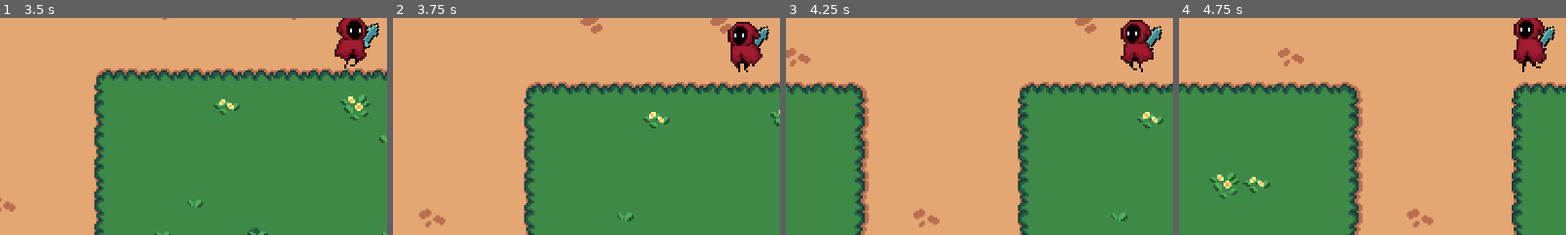
Above: before the commit, frames 1-4 (left to right).
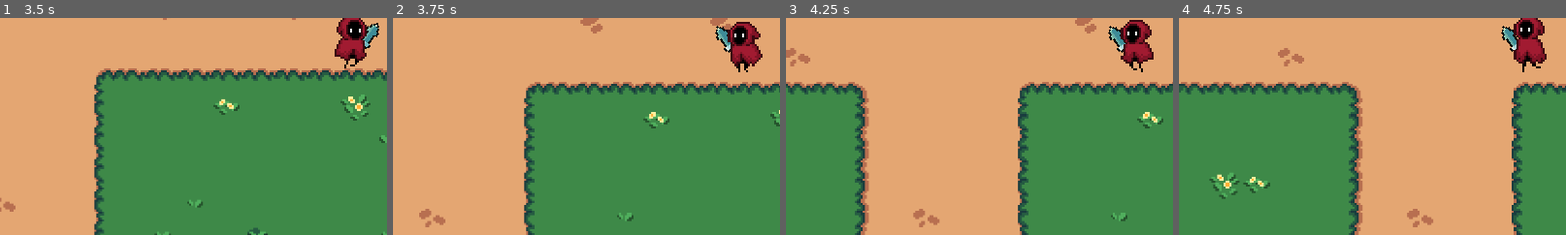
Above: after the commit, the same moments.

Repository: Jerga99/godot-2d-game-course
Game: Godot game, scene res://scenes/play_scene.tscn
Same seed, same stepped clock (60 frames per second), same inputs: the game is played once before the commit and once after it.
Inputs (mouse positions are % of the whole screen's width and height, from its top left):
- Up to frame 1 (3.5 s): move the mouse to (72, 45) at 0.52 s; hold D (right) 0.53-1.28 s; tap one key every 0.75 s from 0.6 s: 1 (ability_1) 2 (ability_2) 3 (ability_3) 1 (ability_1); move the mouse to (30, 55) at 1.27 s; hold S (down) 1.28-2.03 s; move the mouse to (60, 28) at 2.02 s; hold D (right) 2.03-2.78 s; move the mouse to (45, 70) at 2.77 s; hold W (up) from 2.78 s (still down)
- Up to frame 2 (3.75 s): move the mouse to (80, 65) at 3.52 s; release W (up) at 3.53 s; hold A (left) from 3.53 s (still down); tap 2 (ability_2) at 3.6 s
- Up to frame 3 (4.25 s): keep holding A (left)
- Up to frame 4 (4.75 s): keep holding A (left); move the mouse to (20, 35) at 4.27 s; tap 3 (ability_3) at 4.35 s
The pictures show only the part of the screen within x 5-54%, y 45-95%; the shares and areas given below are measured in that part.

Frame 1 is identical in both runs. In frame 2, 0.5% of the frame differs, in the area x 83-98%, y 3-17%; in frame 3, 0.5%; in frame 4, 0.5%.

Commit message:
Mirror weapon position

Diff:
--- a/scenes/player.tscn
+++ b/scenes/player.tscn
@@ -108,8 +108,9 @@
 atlas = ExtResource("6_tuyoq")
 region = Rect2(69, 0, 7, 16)
 
-[node name="Player" type="Node2D"]
+[node name="Player" type="Node2D" node_paths=PackedStringArray("weapon")]
 script = ExtResource("1_onrkg")
+weapon = NodePath("Weapon")
 
 [node name="AnimatedSprite2D" type="AnimatedSprite2D" parent="."]
 texture_filter = 1
@@ -125,7 +126,7 @@
 [node name="Fireball" type="Node" parent="AbilityController"]
 script = ExtResource("4_hqtel")
 
-[node name="Sprite2D" type="Sprite2D" parent="."]
+[node name="Weapon" type="Sprite2D" parent="."]
 z_index = -1
 texture_filter = 1
 position = Vector2(8, 0)
--- a/scripts/player.gd
+++ b/scripts/player.gd
@@ -1,11 +1,18 @@
 extends Entity
 
 @export var speed: float = 20
+@export var weapon: Node2D
 
 var is_moving: bool = false
+var weapon_right: Vector2
+var weapon_left: Vector2
 
 @onready var animated_sprite: AnimatedSprite2D = $AnimatedSprite2D
 @onready var ability_controller: AbilityController = $AbilityController
+
+func _ready():
+	weapon_right = weapon.position
+	weapon_left = self.position + (self.position - weapon.position)
 
 func _process(delta: float):
 	_handle_movemment(delta)
@@ -33,8 +40,12 @@
 		is_moving = true
 		if horizontal > 0:
 			animated_sprite.flip_h = false
+			weapon.position = weapon_right
+			weapon.rotation = deg_to_rad(35)
 		elif horizontal < 0:
 			animated_sprite.flip_h = true
+			weapon.position = weapon_left
+			weapon.rotation = deg_to_rad(-35)
 
 func _handle_animation():
 	if is_moving:
